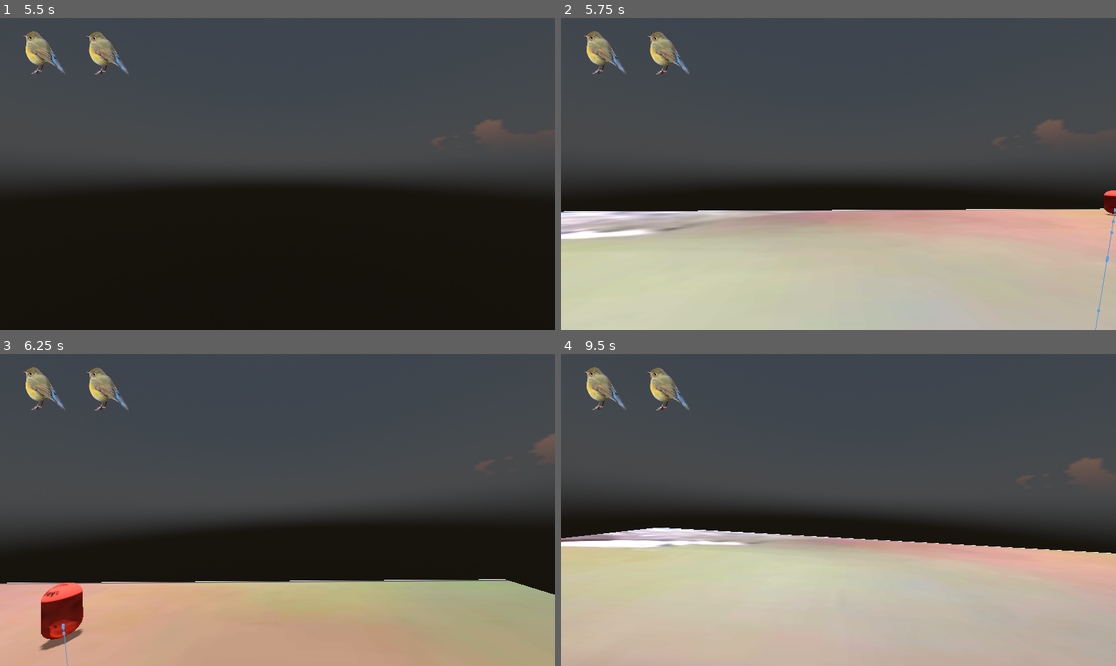
Above: before the commit, frames 1-4 (two rows, left to right).
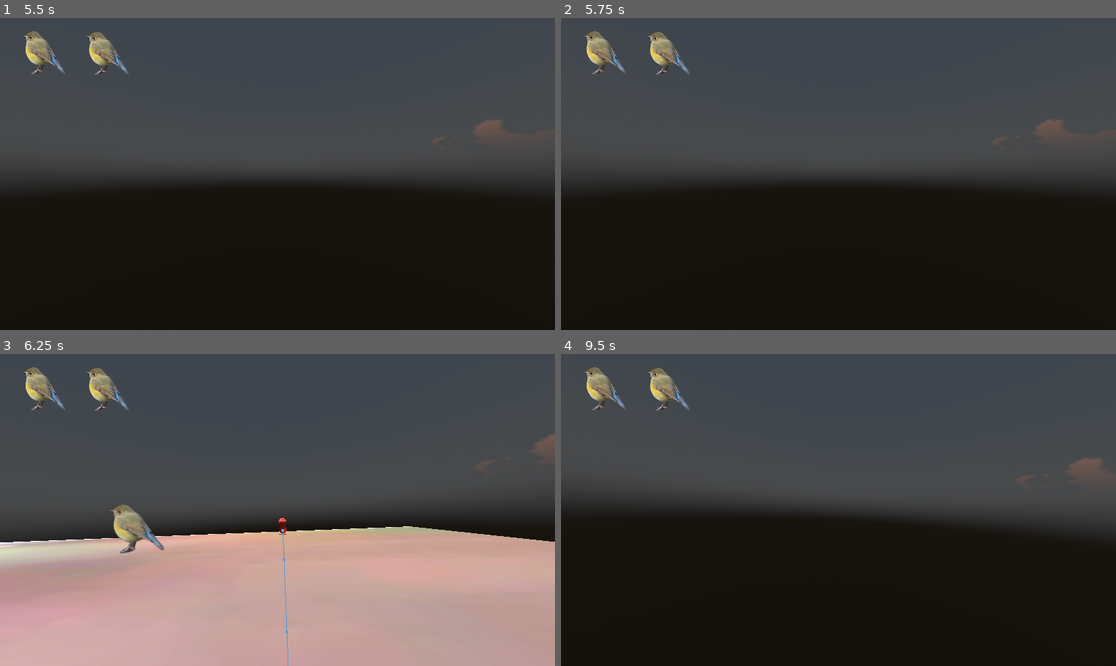
Above: after the commit, the same moments.

Repository: ihaveapatricklmao/TROY
Game: Godot game, scene res://maps/World.tscn
The game is run twice, just before and just after one commit, with the same random seed, the same clock (stepped at 60 frames per second) and the same inputs. The engine's default icon, where the game draws it, is replaced by a stand-in: a white triangle on a blue panel in a dark square.
Inputs (mouse positions are in pixels of both pictures, inside the frame that each line leads up to):
- Up to frame 1 (5.5 s): tap Enter (ui_accept) at 0.5, 0.77, 1.52, 2.75, 3.02, 3.5, 3.77, 4.25, 4.52, 5 s; move the mouse to (399, 158) at 0.52 s; hold D (moveright) 0.53-1.28 s; tap Shift (dash) every 0.75 s from 0.6 to 5.1 s; move the mouse to (249, 174) at 1.27 s; hold W (moveup) from 1.28 s (still down); move the mouse to (288, 167) at 2.02 s; move the mouse to (271, 180) at 2.77 s; move the mouse to (316, 177) at 3.52 s; move the mouse to (233, 170) at 4.27 s; move the mouse to (283, 174) at 5.02 s
- Up to frame 2 (5.75 s): keep holding W (moveup)
- Up to frame 3 (6.25 s): move the mouse to (255, 503) at 5.77 s; release W (moveup) at 5.78 s; hold D (moveright) from 5.78 s (still down); tap Shift (dash) at 5.85 s; tap Enter (ui_accept) at 6.02 s
- Up to frame 4 (9.5 s): move the mouse to (866, 510) at 6.52 s; release D (moveright) at 6.53 s; hold W (moveup) 6.53-8.78 s; tap Shift (dash) every 0.75 s from 6.6 to 8.85 s; tap Enter (ui_accept) at 6.77, 7.52, 8, 9.02 s; move the mouse to (810, 510) at 7.27 s; move the mouse to (849, 503) at 8.02 s; move the mouse to (832, 516) at 8.77 s; hold A (moveleft) from 8.78 s (still down)

Frame 1 is identical in both runs. In frame 2, 39% of the frame differs, in the area x 0-100%, y 55-100%; in frame 3, 37%; in frame 4, 41%.

Commit message:
deathbox

Diff:
--- /dev/null
+++ b/whatdafreak/buildings/Deathbox.gd
@@ -0,0 +1,9 @@
+extends Area3D
+
+@onready var Player = $"../Player"
+@onready var Point = $"../SendPoint"
+
+
+func _on_body_entered(body):
+	if body == Player:
+		Player.global_position = Point.global_position
--- /dev/null
+++ b/whatdafreak/buildings/Deathbox.tscn
@@ -0,0 +1,14 @@
+[gd_scene load_steps=3 format=3 uid="uid://bdjybfhwv7b0j"]
+
+[ext_resource type="Script" path="res://buildings/Deathbox.gd" id="1_3ckmx"]
+
+[sub_resource type="BoxShape3D" id="BoxShape3D_viyl3"]
+
+[node name="Deathbox" type="Area3D"]
+script = ExtResource("1_3ckmx")
+
+[node name="CollisionShape3D" type="CollisionShape3D" parent="."]
+transform = Transform3D(684.386, 0, 0, 0, 1.28972, 0, 0, 0, 731.521, 0, 0, 0)
+shape = SubResource("BoxShape3D_viyl3")
+
+[connection signal="body_entered" from="." to="." method="_on_body_entered"]
--- /dev/null
+++ b/whatdafreak/buildings/SendPoint.tscn
@@ -0,0 +1,3 @@
+[gd_scene format=3 uid="uid://pmb6wollcf1p"]
+
+[node name="SendPoint" type="Node3D"]
--- a/whatdafreak/maps/World.tscn
+++ b/whatdafreak/maps/World.tscn
@@ -1,10 +1,12 @@
-[gd_scene load_steps=27 format=3 uid="uid://b74odrsbe3qxy"]
+[gd_scene load_steps=29 format=3 uid="uid://b74odrsbe3qxy"]
 
 [ext_resource type="Texture2D" uid="uid://4tyhwgdylp8c" path="res://textures/troytrexture.PNG" id="1_s5ilx"]
 [ext_resource type="Texture2D" uid="uid://060qx2psxl2h" path="res://textures/icon.svg" id="2_h8cor"]
 [ext_resource type="PackedScene" uid="uid://bjyrsonhs6mxp" path="res://playerstuff/Player.tscn" id="3_6ox72"]
 [ext_resource type="PackedScene" uid="uid://csjpobc3wkswx" path="res://enemies/Chaser.tscn" id="4_arqdi"]
 [ext_resource type="Texture2D" uid="uid://m7jsggat66dh" path="res://textures/troy.PNG" id="5_qam81"]
+[ext_resource type="PackedScene" uid="uid://pmb6wollcf1p" path="res://buildings/SendPoint.tscn" id="6_ixgfo"]
+[ext_resource type="PackedScene" uid="uid://bdjybfhwv7b0j" path="res://buildings/Deathbox.tscn" id="6_yv76n"]
 
 [sub_resource type="NavigationMesh" id="NavigationMesh_et41b"]
 vertices = PackedVector3Array(-26.0837, -9.209, -25.1769, -35.0837, -9.209, -25.1769, -35.0837, -9.209, -16.4269, -17.8 …(5684 unchanged characters)…
@@ -138,6 +140,11 @@
 [node name="Chaser" parent="NavigationRegion3D" instance=ExtResource("4_arqdi")]
 transform = Transform3D(1, 0, 0, 0, 1, 0, 0, 0, 1, -17.0193, -7.17525, -7.65389)
 
+[node name="Deathbox" parent="NavigationRegion3D" instance=ExtResource("6_yv76n")]
+transform = Transform3D(1, 0, 0, 0, 1, 0, 0, 0, 1, 0, -94.8884, 0)
+
+[node name="SendPoint" parent="NavigationRegion3D" instance=ExtResource("6_ixgfo")]
+
 [node name="WorldEnvironment" type="WorldEnvironment" parent="."]
 environment = SubResource("Environment_k6lwp")
 
--- a/whatdafreak/playerstuff/Player.gd
+++ b/whatdafreak/playerstuff/Player.gd
@@ -34,23 +34,18 @@
 var can_dash = true
 var stamina = 3
 
-#other vars
-var start_position = Vector3()
 
 func _ready():
-	start_position = global_transform.origin
 	StaminaTimer.start()
 
 func _physics_process(delta):
-	#check if the player has fallen off the map. If so, reset their position
-	if global_transform.origin.y < -70:
-		global_transform.origin = start_position
-		velocity = Vector3()
+
 	# jump
 	if Input.is_action_just_pressed("ui_accept"):
 		if jumps_left != 0:
 			velocity.y = jump
 			jumps_left -= 1
+
 
 	var input_dir = Input.get_vector("moveleft", "moveright", "moveup", "movedown")
 	var direction = (transform.basis * Vector3(input_dir.x, 0, input_dir.y)).normalized()
